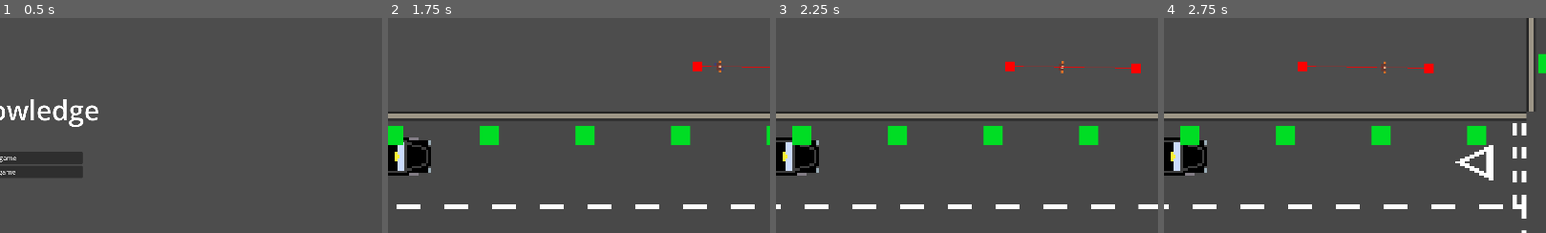
Above: before the commit, frames 1-4 (left to right).
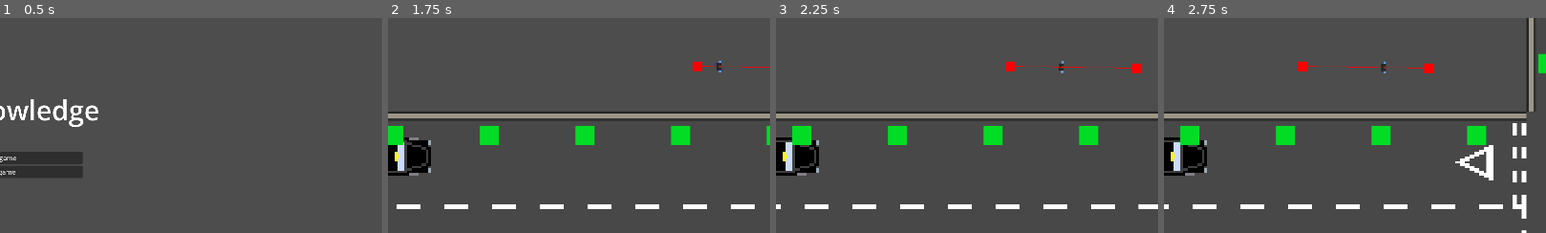
Above: after the commit, the same moments.

Repository: Samwalton9/HackneyCarriage
Game: Godot game, scene res://Menus/main_menu.tscn
Same seed, same stepped clock (60 frames per second), same inputs: the game is played once before the commit and once after it.
Inputs:
- Up to frame 1 (0.5 s): no input
- Up to frame 2 (1.75 s): click "Start game" at 0.5 s; hold Up (ui_up) from 1.28 s (still down)
- Up to frame 3 (2.25 s): keep holding Up (ui_up)
- Up to frame 4 (2.75 s): keep holding Up (ui_up)
The pictures show only the part of the screen within x 50-100%, y 18-68%; the shares and areas given below are measured in that part.

Frame 1 is identical in both runs. In frame 2, less than 0.1% of the frame differs, in the area x 86-88%, y 19-26%; in frame 3, less than 0.1%; in frame 4, less than 0.1%, in the area x 56-59%, y 20-26%.

Commit message:
Randomly generate colors for Persons

Diff:
--- a/Pedestrians/person.gd
+++ b/Pedestrians/person.gd
@@ -2,9 +2,38 @@
 
 @export var walking := false
 
+# TODO: Change these, mostly basic Aseprite palette hexes
+var possible_shirt_colours := [
+	Color.html("#639bff"),
+	Color.html("#5fcde4"),
+	Color.html("#ac3232"),
+	Color.html("#8a6f30")
+]
+
+var possible_skin_colours := [
+	Color.html("#eec39a"),
+	Color.html("#e0ad7e"),
+	Color.html("#9d7045"),
+	Color.html("#623e2d")
+]
+
+var possible_hair_colours := [
+	Color.html("#663931"),
+	Color.html("#282423"),
+	Color.html("#797575"),
+	Color.html("#e46814")
+]
+
+var possible_trousers_colours := [
+	Color.html("#3f3f74"),
+	Color.html("#555454"),
+]
+
 func _ready() -> void:
 	if walking:
 		start_walking()
+
+	randomise_colors()
 
 
 func start_walking() -> void:
@@ -13,3 +42,21 @@
 
 func stop_walking() -> void:
 	stop()
+
+
+func randomise_colors() -> void:
+	select_and_set_random_color("new_shirt_color", possible_shirt_colours)
+
+	select_and_set_random_color("new_skin_color", possible_skin_colours)
+
+	select_and_set_random_color("new_hair_color", possible_hair_colours)
+
+	select_and_set_random_color("new_trousers_color", possible_trousers_colours)
+
+
+func select_and_set_random_color(
+		shader_parameter : String,
+		color_selection : Array
+		) -> void:
+	var random_color : Color  = color_selection.pick_random()
+	material.set("shader_parameter/" + shader_parameter, random_color)
--- /dev/null
+++ b/Pedestrians/person.gdshader
@@ -0,0 +1,48 @@
+shader_type canvas_item;
+
+uniform vec4 hair_color : source_color;
+uniform vec4 new_hair_color : source_color;
+
+uniform vec4 shirt_color : source_color;
+uniform vec4 new_shirt_color : source_color;
+
+uniform vec4 skin_color : source_color;
+uniform vec4 new_skin_color : source_color;
+
+uniform vec4 trousers_color : source_color;
+uniform vec4 new_trousers_color : source_color;
+
+// Avoid floating point errors
+bool colorMatch(vec4 c1, vec4 c2, float maxDiff) {
+    return (
+        abs(c1.r - c2.r) < maxDiff
+        && abs(c1.g - c2.g) < maxDiff
+        && abs(c1.b - c2.b) < maxDiff
+		&& abs(c1.a - c2.a) < maxDiff
+    );
+}
+
+void fragment() {
+	vec4 current_colour = texture(TEXTURE, UV); // Current pixel colour
+
+	if (colorMatch(current_colour, hair_color, 0.01))
+	{
+		COLOR = new_hair_color;
+	}
+	else if (colorMatch(current_colour, shirt_color, 0.01))
+	{
+		COLOR = new_shirt_color;
+	}
+	else if (colorMatch(current_colour, skin_color, 0.01))
+	{
+		COLOR = new_skin_color;
+	}
+	else if (colorMatch(current_colour, trousers_color, 0.01))
+	{
+		COLOR = new_trousers_color;
+	}
+	else
+	{
+		COLOR = current_colour;
+	}
+}
--- a/Pedestrians/person.tscn
+++ b/Pedestrians/person.tscn
@@ -1,7 +1,20 @@
-[gd_scene load_steps=7 format=3 uid="uid://b7ijg2q3tg8ok"]
+[gd_scene load_steps=9 format=3 uid="uid://b7ijg2q3tg8ok"]
 
 [ext_resource type="Texture2D" uid="uid://b80i8diekk6ar" path="res://Pedestrians/Pedestrian.png" id="1_7dbny"]
+[ext_resource type="Shader" path="res://Pedestrians/person.gdshader" id="1_e257f"]
 [ext_resource type="Script" path="res://Pedestrians/person.gd" id="2_v355p"]
+
+[sub_resource type="ShaderMaterial" id="ShaderMaterial_bivly"]
+resource_local_to_scene = true
+shader = ExtResource("1_e257f")
+shader_parameter/hair_color = Color(0.4, 0.223529, 0.192157, 1)
+shader_parameter/new_hair_color = Color(1, 0, 0, 1)
+shader_parameter/shirt_color = Color(0.87451, 0.443137, 0.14902, 1)
+shader_parameter/new_shirt_color = null
+shader_parameter/skin_color = Color(0.933333, 0.764706, 0.603922, 1)
+shader_parameter/new_skin_color = Color(1, 1, 1, 1)
+shader_parameter/trousers_color = Color(0.247059, 0.247059, 0.454902, 1)
+shader_parameter/new_trousers_color = null
 
 [sub_resource type="AtlasTexture" id="AtlasTexture_emax8"]
 atlas = ExtResource("1_7dbny")
@@ -36,8 +49,7 @@
 }]
 
 [node name="Person" type="AnimatedSprite2D"]
+material = SubResource("ShaderMaterial_bivly")
 rotation = -1.5708
 sprite_frames = SubResource("SpriteFrames_2bfm5")
-frame = 3
-frame_progress = 0.984529
 script = ExtResource("2_v355p")
